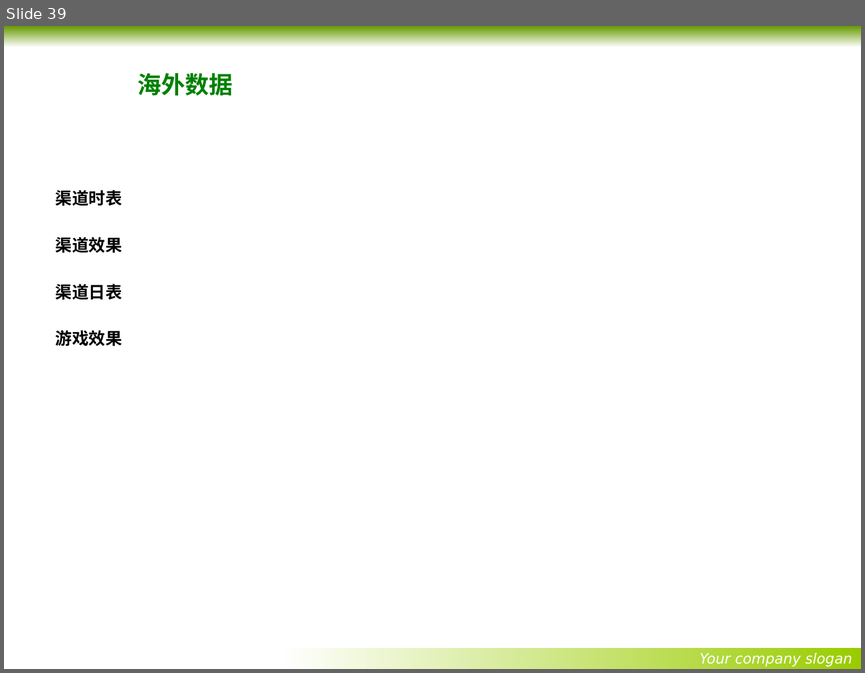
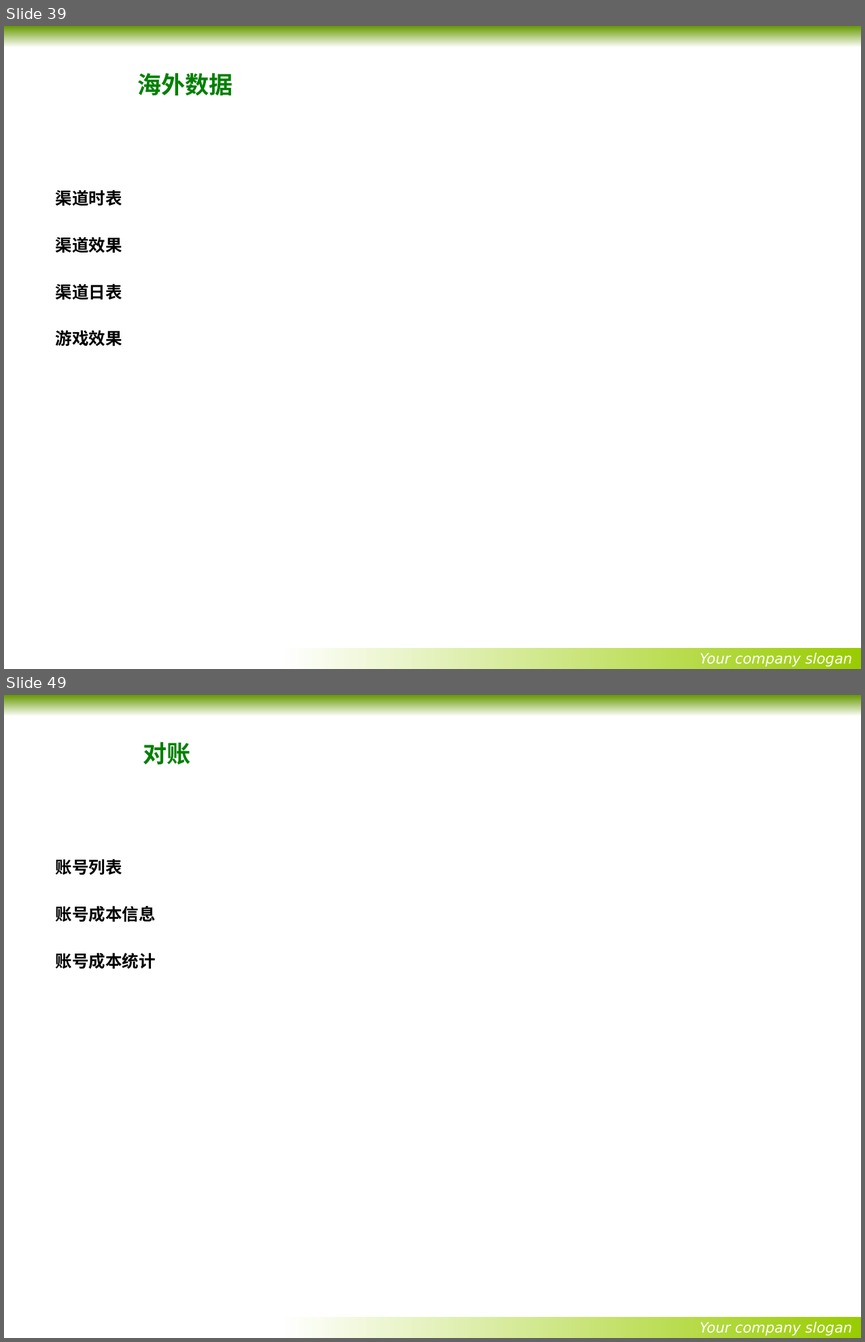
Before and after one commit to wangxiqunlucky/x-mind, a slide deck: youyun/优云项目讲解内容-最终正式版.pptx. Shown one above the other, each under a label of ours: slide 39 before the commit, slides 39 and 49 after it; the slides between them are not shown. The pictures are 865x673 and 865x1342 pixels, drawn with LibreOffice and Linux fonts; fonts in the diff are those of the drawing; background and template pictures are left out. Boxes give left, top, right and bottom in pixels: in the first picture for what was removed or moved away, otherwise in the second. Text is boxed around its words. In the diff, an @@ line names an element or a change of style, - is before the commit and + after.

```diff
--- a/youyun/优云项目讲解内容-最终正式版.pptx
+++ b/youyun/优云项目讲解内容-最终正式版.pptx
@@ slide 49 added at [4, 695, 861, 1338], background picture (left out); not listed: 2 template elements that a slide beside it also shows @@
@@ title added at [143, 742, 190, 764], 20 pt, text #008000, bold @@
+对账
@@ text added at [56, 859, 156, 969], 14 pt, text #000000, bold @@
+账号列表
+账号成本信息
+账号成本统计
```
Also in this commit, not shown: 1 slide changed, 15 other slides added, 7 slides removed, 1 other file.
